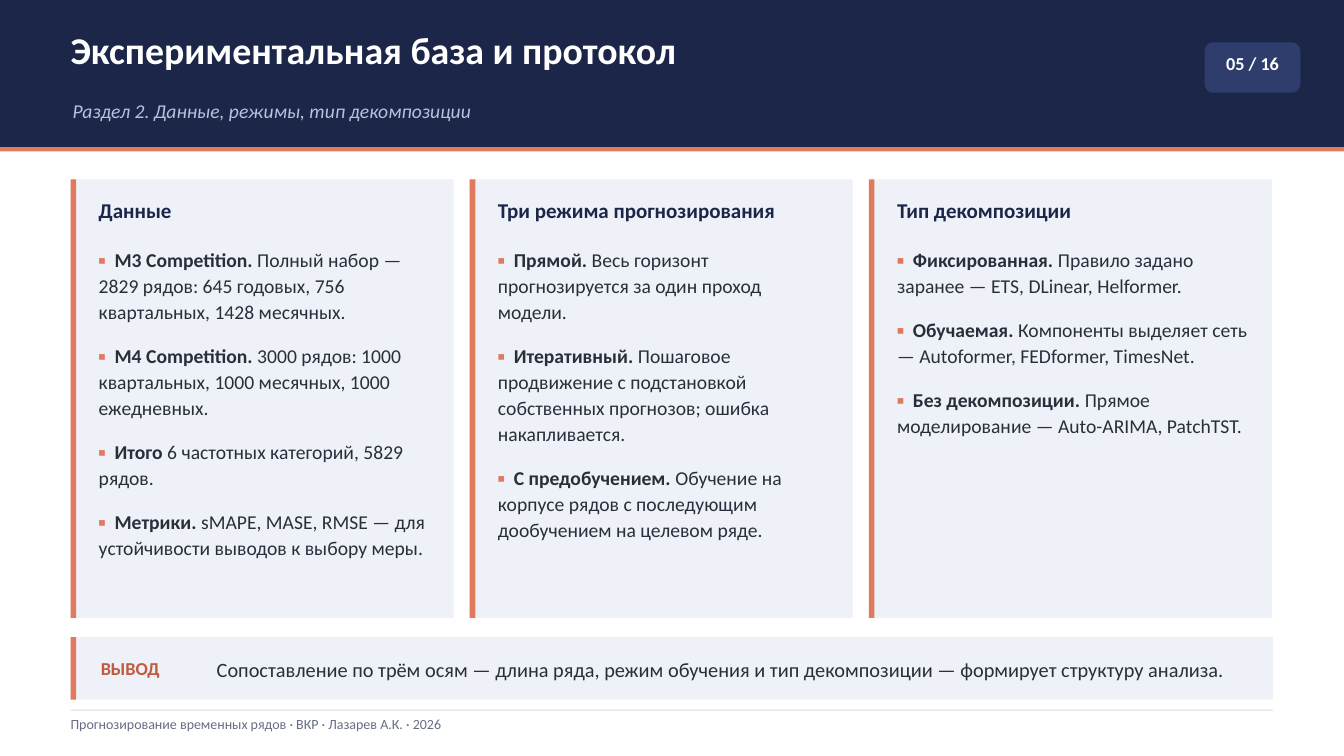
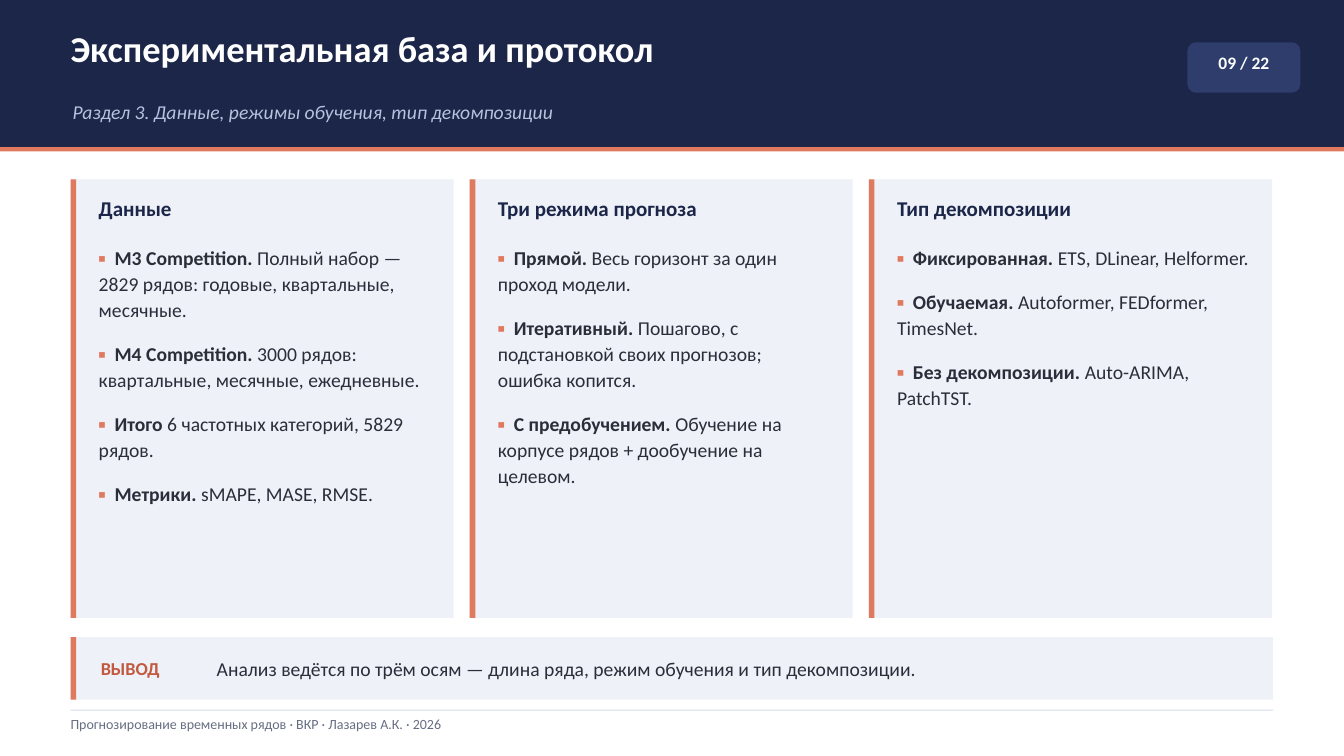
Before and after one commit to Prost444/Hybrid-models-for-TS-processing, a slide deck: slide 9 of docs/Презентация_Лазарев_ВКР.pptx (slide 5 before the commit). Drawn at 1344x756 pixels with LibreOffice and Linux fonts; fonts in the diff are those of the drawing. Boxes give left, top, right and bottom in pixels: in the first picture for what was removed or moved away, otherwise in the second. Text is boxed around its words. In the diff, an @@ line names an element or a change of style, - is before the commit and + after.

```diff
--- a/docs/Презентация_Лазарев_ВКР.pptx
+++ b/docs/Презентация_Лазарев_ВКР.pptx
@@ text "Экспериментальная база и протокол" at box(71, 37, 653, 68): size 27 to 26 pt @@
@@ rounded rectangle: place and size @@
-rounded rectangle at box(1205, 42, 1301, 93)
+rounded rectangle at box(1188, 42, 1301, 93)
@@ text at box(1218, 57, 1270, 69): text changed; size 13 to 12.5 pt @@
-05 / 16
+09 / 22
@@ text at box(73, 106, 553, 122): text changed @@
-Раздел 2. Данные, режимы, тип декомпозиции
+Раздел 3. Данные, режимы обучения, тип декомпозиции
@@ text at box(498, 202, 697, 220): text changed @@
-Три режима прогнозирования
+Три режима прогноза
@@ text at box(99, 251, 419, 391): text changed @@
-▪ M3 Competition. Полный набор — 2829 рядов: 645 годовых, 756 квартальных, 1428 месячных.
-▪ M4 Competition. 3000 рядов: 1000 квартальных, 1000 месячных, 1000 ежедневных.
+▪ M3 Competition. Полный набор — 2829 рядов: годовые, квартальные, месячные.
+▪ M4 Competition. 3000 рядов: квартальные, месячные, ежедневные.
@@ text at box(498, 251, 782, 486): text changed @@
-▪ Прямой. Весь горизонт прогнозируется за один проход модели.
-▪ Итеративный. Пошаговое продвижение с подстановкой собственных прогнозов; ошибка накапливается.
-▪ С предобучением. Обучение на корпусе рядов с последующим дообучением на целевом ряде.
+▪ Прямой. Весь горизонт за один проход модели.
+▪ Итеративный. Пошагово, с подстановкой своих прогнозов; ошибка копится.
+▪ С предобучением. Обучение на корпусе рядов + дообучение на целевом.
@@ text at box(897, 251, 1249, 405): text changed @@
-▪ Фиксированная. Правило задано заранее — ETS, DLinear, Helformer.
-▪ Обучаемая. Компоненты выделяет сеть — Autoformer, FEDformer, TimesNet.
-▪ Без декомпозиции. Прямое моделирование — Auto-ARIMA, PatchTST.
+▪ Фиксированная. ETS, DLinear, Helformer.
+▪ Обучаемая. Autoformer, FEDformer, TimesNet.
+▪ Без декомпозиции. Auto-ARIMA, PatchTST.
@@ text at box(115, 488, 373, 504): text changed @@
-▪ Метрики. sMAPE, MASE, RMSE — для устойчивости выводов к выбору меры.
+▪ Метрики. sMAPE, MASE, RMSE.
@@ text at box(217, 662, 915, 680): text changed; size 14.5 to 14 pt @@
-Сопоставление по трём осям — длина ряда, режим обучения и тип декомпозиции — формирует структуру анализа.
+Анализ ведётся по трём осям — длина ряда, режим обучения и тип декомпозиции.
```
Also in this commit, not shown: 12 other slides changed, 10 slides added, 1 slide removed, 25 other files.
